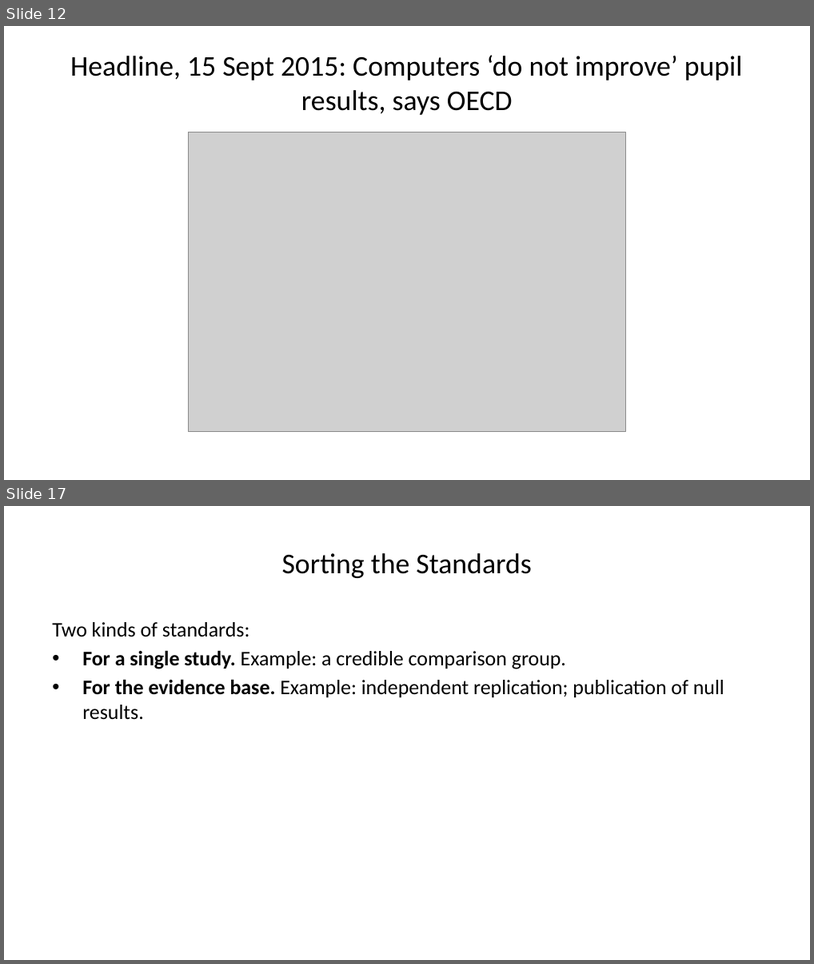
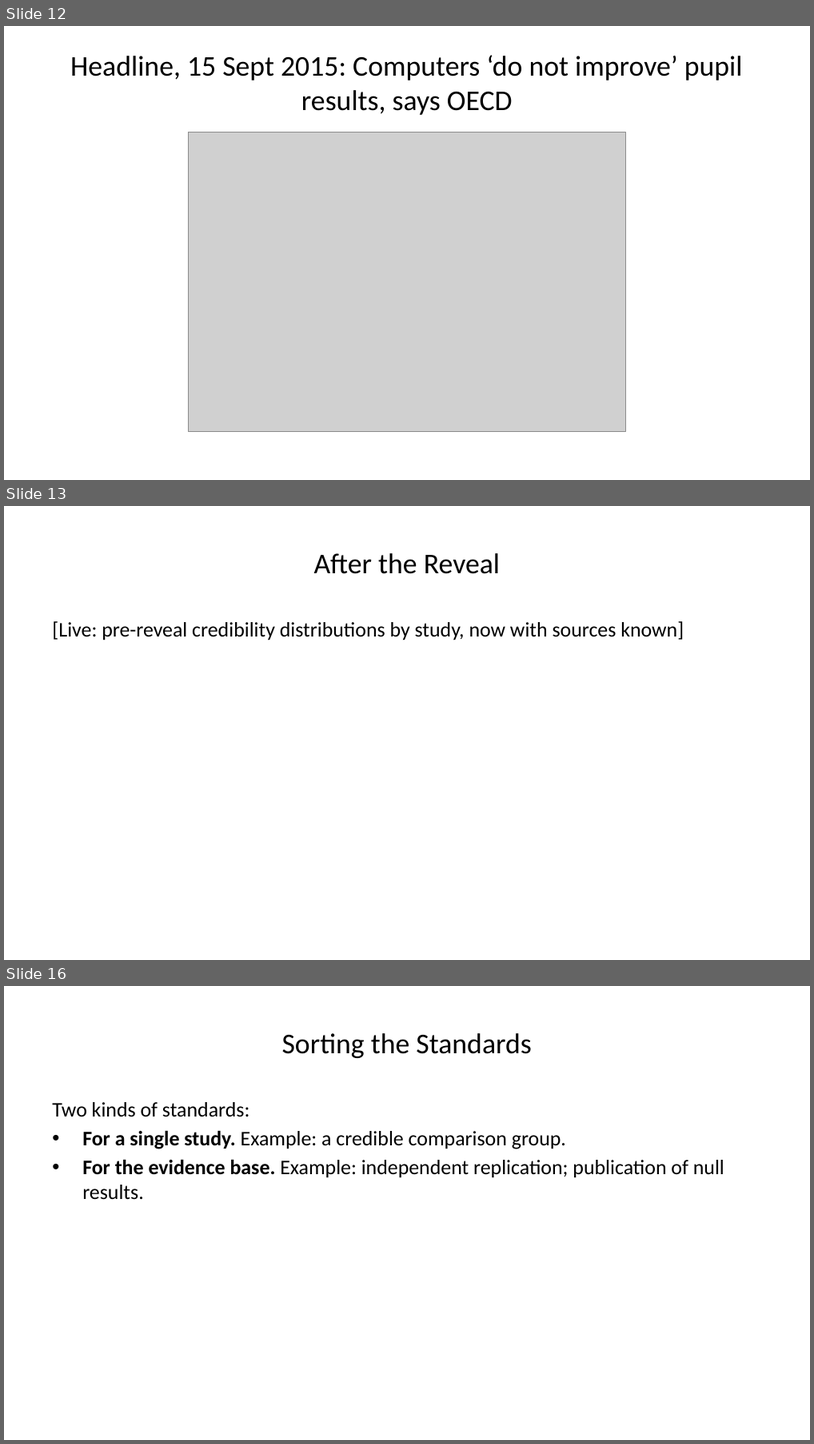
Before and after one commit to steffenerickson/edtech-evidence-lab, a slide deck: slides/output/edtech_slides_v1.pptx. Shown one above the other, each under a label of ours: slides 12 and 17 before the commit, slides 12, 13 and 16 after it; the slides between them are not shown. The pictures are 814x964 and 814x1444 pixels, drawn with LibreOffice and Linux fonts; fonts in the diff are those of the drawing; grey boxes stand for pictures. Boxes give left, top, right and bottom in pixels: in the first picture for what was removed or moved away, otherwise in the second. Text is boxed around its words. In the diff, an @@ line names an element or a change of style, - is before the commit and + after.

```diff
--- a/slides/output/edtech_slides_v1.pptx
+++ b/slides/output/edtech_slides_v1.pptx
@@ slide 13 added at bbox=[4, 506, 810, 960], background #FFFFFF @@
@@ title added at bbox=[314, 553, 500, 574], 25.5 pt, text #000000 @@
+After the Reveal
@@ text added at bbox=[52, 621, 684, 640], 18.5 pt, text #000000 @@
+[Live: pre-reveal credibility distributions by study, now with sources known]
@@ what was slide 17 is now slide 16 @@
```
Also in this commit, not shown: 3 slides changed, 2 slides removed, 7 other files.
